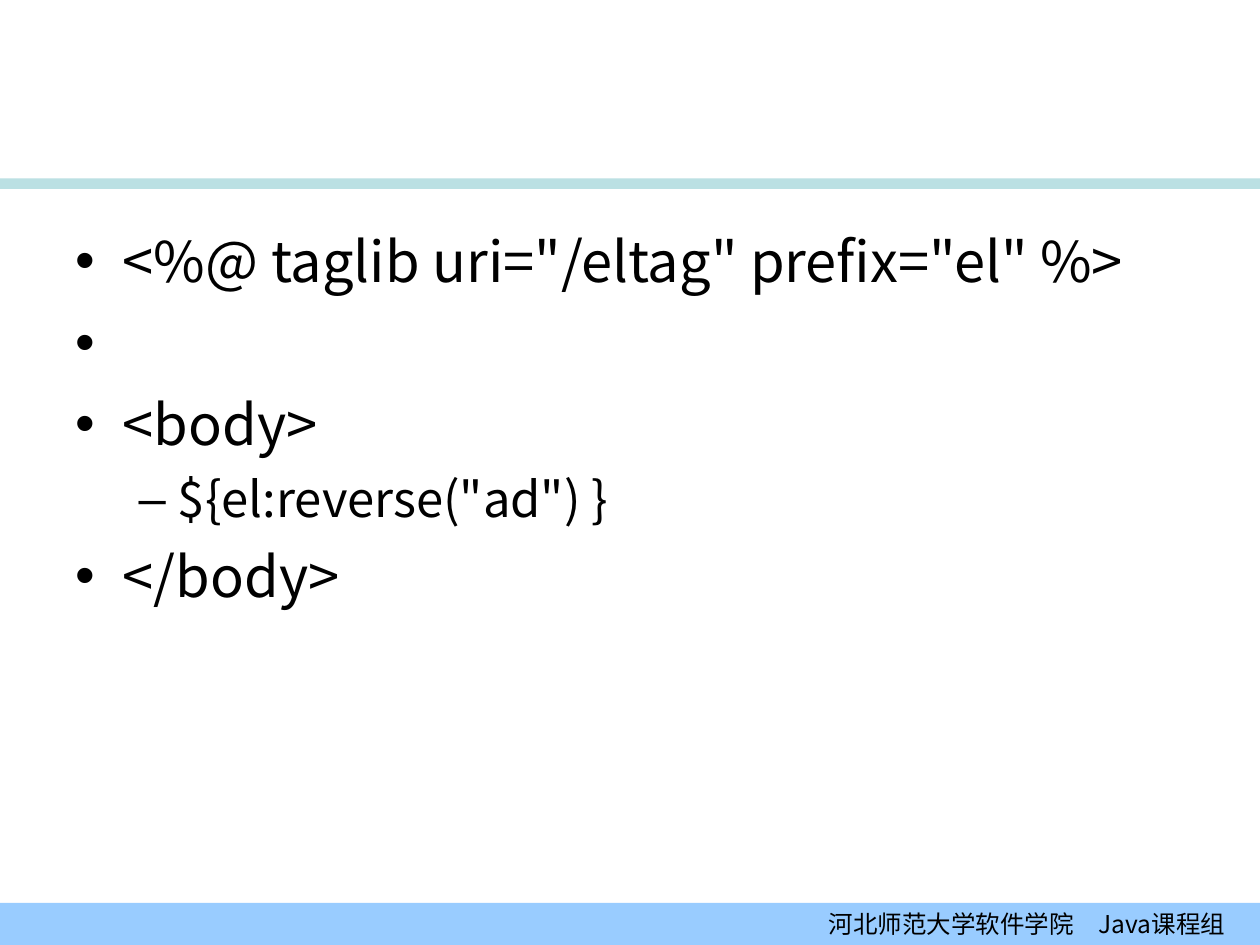
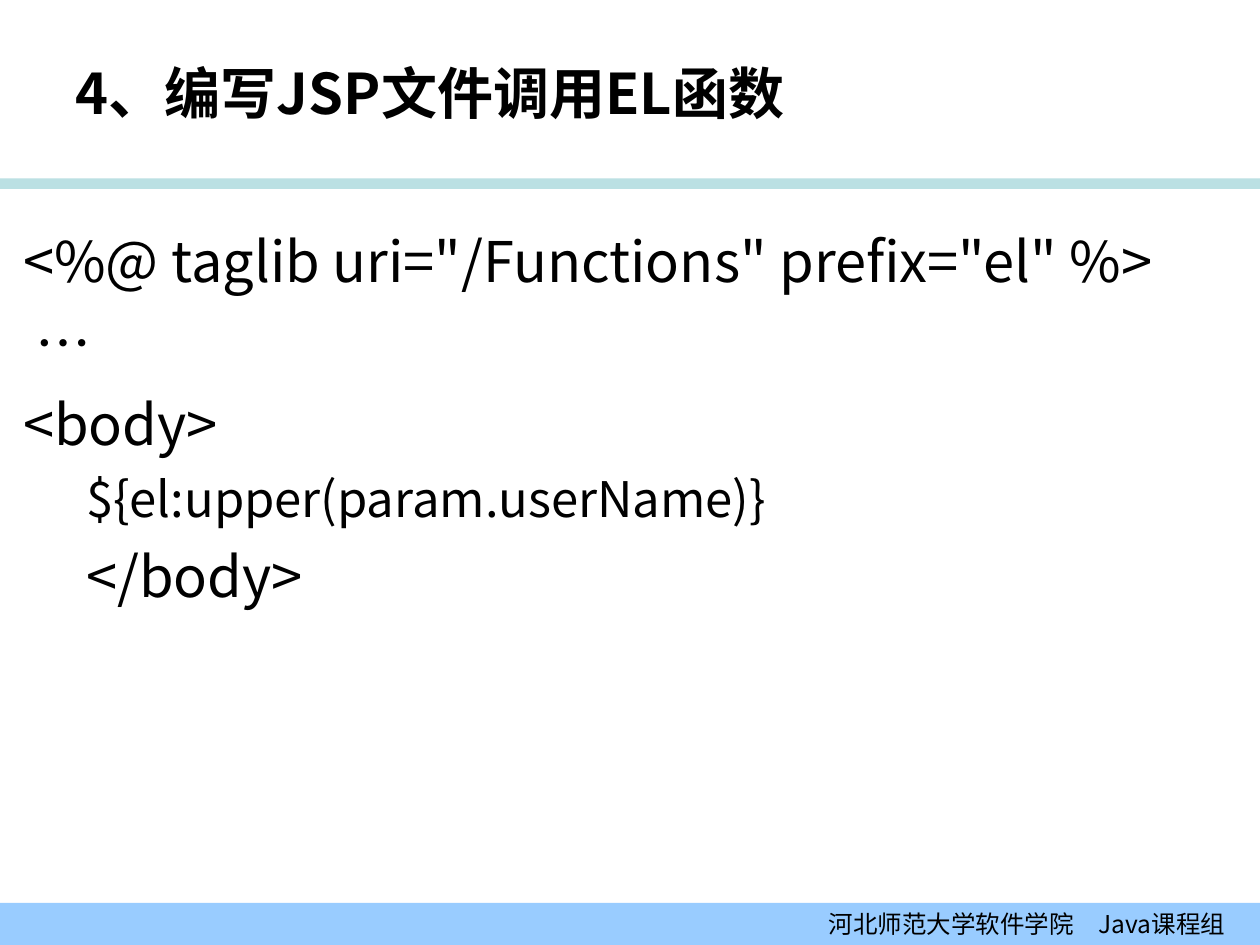
Before and after one commit to edu2act/course-JavaEE, a slide deck: slide 29 of 课程PPT/04-02_表达式语言（EL）.ppt. Drawn at 1260x945 pixels with LibreOffice and Linux fonts; fonts in the diff are those of the drawing; background and template pictures are left out. Boxes give left, top, right and bottom in pixels: in the first picture for what was removed or moved away, otherwise in the second. Text is boxed around its words. In the diff, an @@ line names an element or a change of style, - is before the commit and + after.

```diff
--- a/课程PPT/04-02_表达式语言（EL）.ppt
+++ b/课程PPT/04-02_表达式语言（EL）.ppt
@@ title added at (x1=76, y1=66, x2=785, y2=119), 32 pt, text #000000, bold @@
+4、编写JSP文件调用EL函数
@@ text "<%@ taglib uri="/Functions" prefix="el" %>" moved from (x1=123, y1=236, x2=1028, y2=610) to (x1=23, y1=236, x2=1057, y2=610) @@
@@ text at (x1=171, y1=236, x2=1057, y2=296): text changed @@
-• <%@ taglib uri="/eltag" prefix="el" %>
+<%@ taglib uri="/Functions" prefix="el" %>
+…
@@ text at (x1=23, y1=400, x2=303, y2=610): bullet • to none @@
@@ text at (x1=86, y1=476, x2=766, y2=529): text changed @@
-  – ${el:reverse("ad") }
+  ${el:upper(param.userName)}
```
Also in this commit, not shown: 15 other slides changed, 2 slides added, 2 slides removed, 23 other files.
